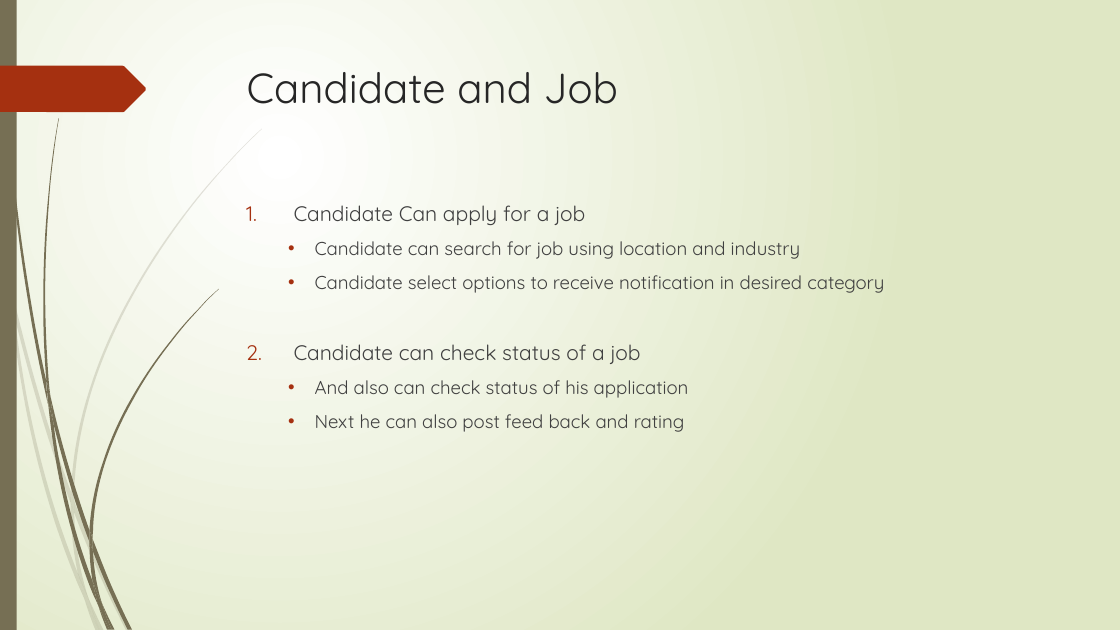
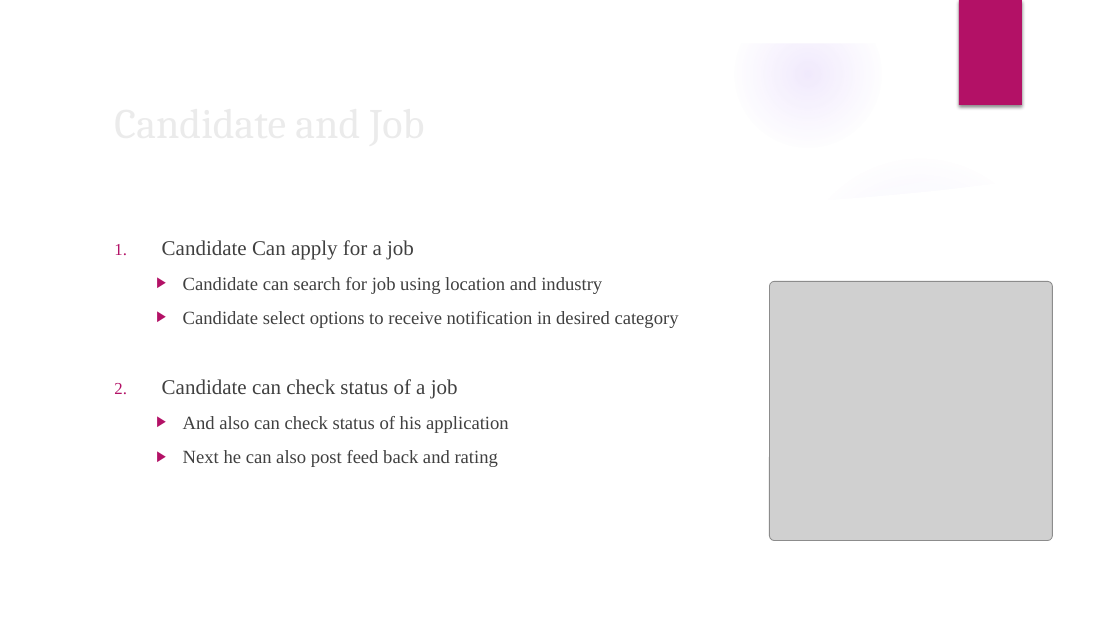
Before and after one commit to Yash-shadow/Online-Job-Portal, a slide deck: slide 6 of Presentation/Online Job Portal-sprint1.pptx. Drawn at 1120x630 pixels with LibreOffice and Linux fonts; fonts in the diff are those of the drawing; grey boxes stand for pictures; background and template pictures are left out. Boxes give left, top, right and bottom in pixels: in the first picture for what was removed or moved away, otherwise in the second. Text is boxed around its words. In the diff, an @@ line names an element or a change of style, - is before the commit and + after.

```diff
--- a/Presentation/Online Job Portal-sprint1.pptx
+++ b/Presentation/Online Job Portal-sprint1.pptx
@@ background gradient #FFFFFF to #DFE8C4 to picture (left out) @@
@@ rectangle removed at (0, 0, 17, 630) @@
@@ group added at (0, 0, 1120, 630): 5 ellipses, 3 freeform shapes @@
@@ rectangle added at (959, 0, 1022, 105), fill #B31166 @@
@@ freeform shape removed at (0, 66, 146, 112) @@
@@ title "Candidate and Job": place and size @@
-title "Candidate and Job" at (247, 72, 618, 104)
+title "Candidate and Job" at (106, 89, 911, 154)
@@ title "Candidate and Job" at (106, 89, 911, 154): font Quicksand to Cambria, text colour #262626 to #EBEBEB; vertical alignment top to middle @@
@@ text "Candidate Can apply for a ...": place and size @@
-text "Candidate Can apply for a ..." at (294, 205, 884, 432)
+text "Candidate Can apply for a ..." at (162, 240, 679, 467)
@@ text "Candidate Can apply for a ..." at (162, 240, 679, 467): font Quicksand to Times New Roman; bullet colour #A53010 to #B31166; bullet • to ▶; vertical alignment top to middle @@
@@ picture added at (770, 281, 1053, 541) @@
@@ group removed at (0, 129, 262, 630): 10 freeform shapes @@
@@ group removed at (3, 0, 218, 630): 12 freeform shapes @@
```
Also in this commit, not shown: 8 other slides changed, 2 other files.
